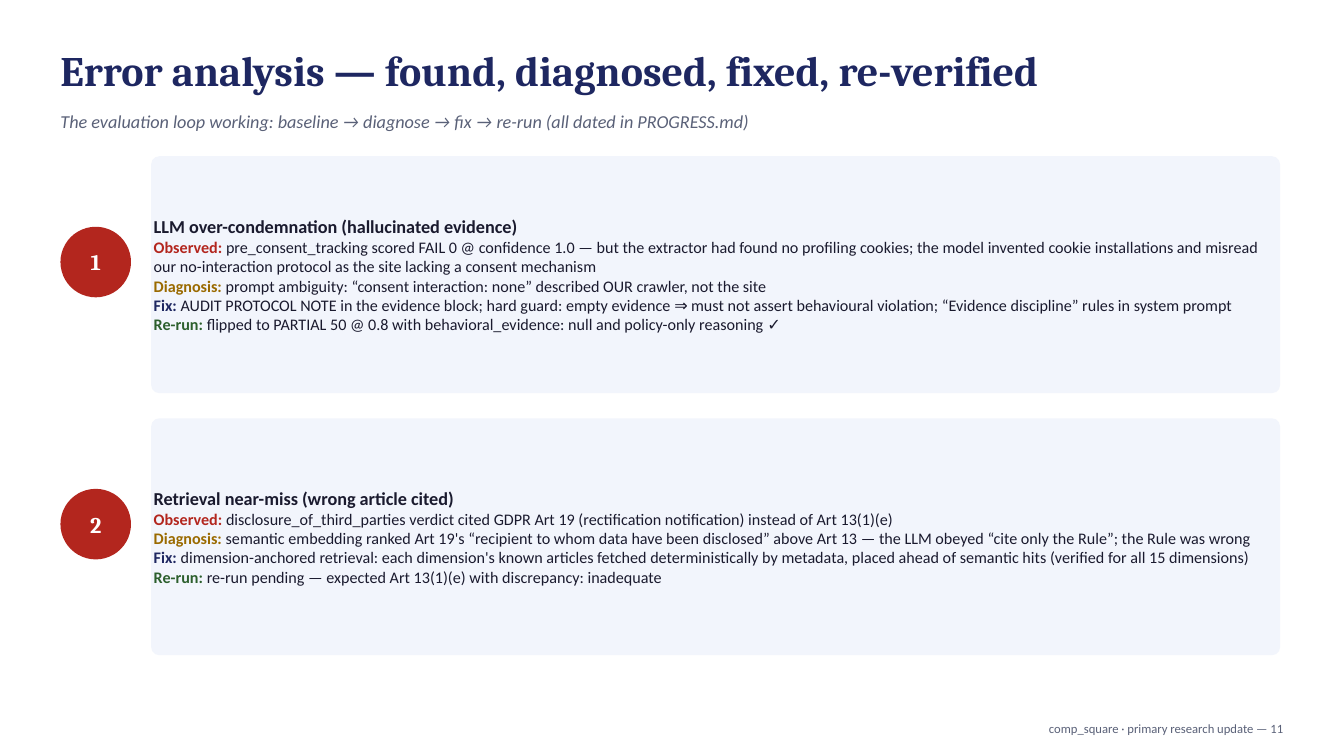
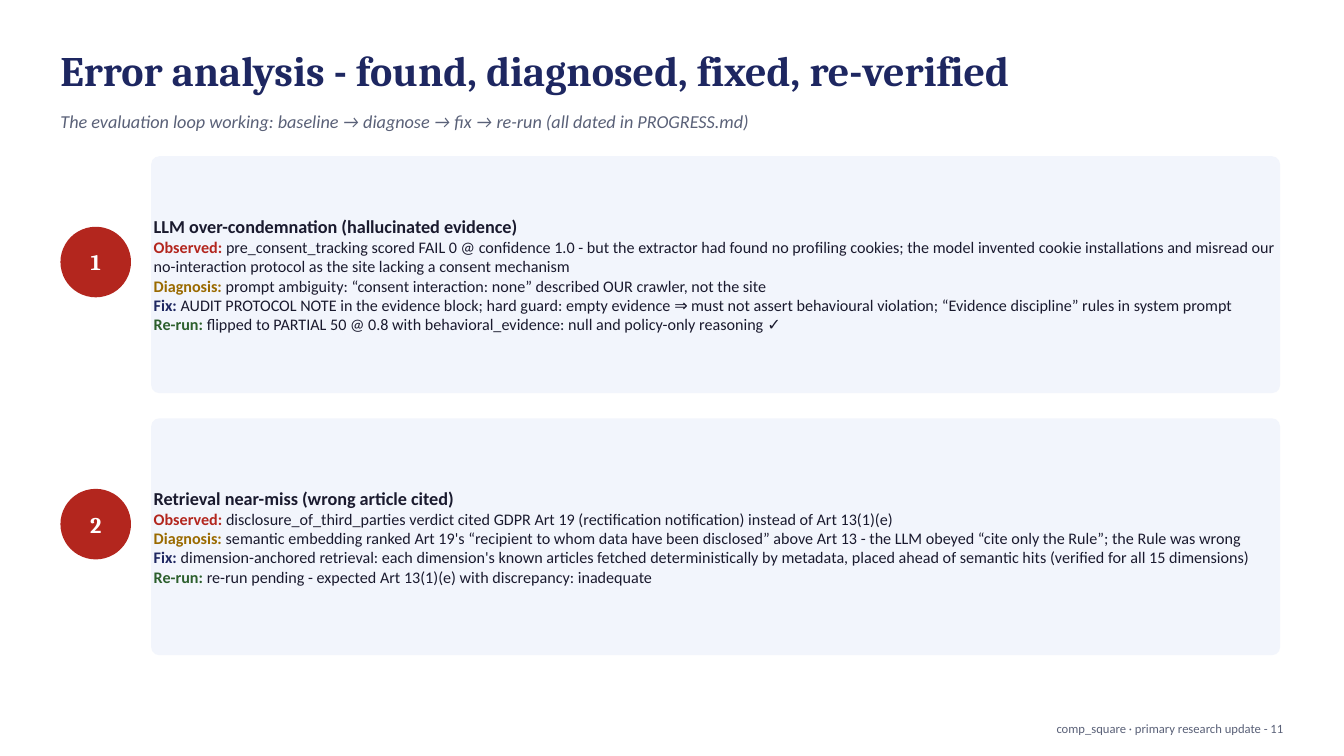
Before and after one commit to DoubleKingsLC/comp_square, a slide deck: slide 11 of Deliverable2_Supervisor_Update.pptx. Drawn at 1344x756 pixels with LibreOffice and Linux fonts; fonts in the diff are those of the drawing. Boxes give left, top, right and bottom in pixels: in the first picture for what was removed or moved away, otherwise in the second. Text is boxed around its words. In the diff, an @@ line names an element or a change of style, - is before the commit and + after.

```diff
--- a/Deliverable2_Supervisor_Update.pptx
+++ b/Deliverable2_Supervisor_Update.pptx
@@ text at (60,56,1010,96): text changed @@
-Error analysis — found, diagnosed, fixed, re-verified
+Error analysis - found, diagnosed, fixed, re-verified
@@ text in rounded rectangle at (154,219,1275,333): text changed @@
-LLM over-condemnation (hallucinated evidence)
-Observed: pre_consent_tracking scored FAIL 0 @ confidence 1.0 — but the extractor had found no profiling cookies; the model invented cookie installations and misread our no-interaction protocol as the site lacking a consent mechanism
-Diagnosis: prompt ambiguity: “consent interaction: none” described OUR crawler, not the site
-Fix: AUDIT PROTOCOL NOTE in the evidence block; hard guard: empty evidence ⇒ must not assert behavioural violation; “Evidence discipline” rules in system prompt
-Re-run: flipped to PARTIAL 50 @ 0.8 with behavioral_evidence: null and policy-only reasoning ✓
+LLM over-condemnation (hallucinated evidence)
+Observed: pre_consent_tracking scored FAIL 0 @ confidence 1.0 - but the extractor had found no profiling cookies; the model invented cookie installations and misread our no-interaction protocol as the site lacking a consent mechanism
+Diagnosis: prompt ambiguity: “consent interaction: none” described OUR crawler, not the site
+Fix: AUDIT PROTOCOL NOTE in the evidence block; hard guard: empty evidence ⇒ must not assert behavioural violation; “Evidence discipline” rules in system prompt
+Re-run: flipped to PARTIAL 50 @ 0.8 with behavioral_evidence: null and policy-only reasoning ✓
@@ text in rounded rectangle at (154,491,1249,586): text changed @@
-Retrieval near-miss (wrong article cited)
-Observed: disclosure_of_third_parties verdict cited GDPR Art 19 (rectification notification) instead of Art 13(1)(e)
-Diagnosis: semantic embedding ranked Art 19's “recipient to whom data have been disclosed” above Art 13 — the LLM obeyed “cite only the Rule”; the Rule was wrong
-Fix: dimension-anchored retrieval: each dimension's known articles fetched deterministically by metadata, placed ahead of semantic hits (verified for all 15 dimensions)
-Re-run: re-run pending — expected Art 13(1)(e) with discrepancy: inadequate
+Retrieval near-miss (wrong article cited)
+Observed: disclosure_of_third_parties verdict cited GDPR Art 19 (rectification notification) instead of Art 13(1)(e)
+Diagnosis: semantic embedding ranked Art 19's “recipient to whom data have been disclosed” above Art 13 - the LLM obeyed “cite only the Rule”; the Rule was wrong
+Fix: dimension-anchored retrieval: each dimension's known articles fetched deterministically by metadata, placed ahead of semantic hits (verified for all 15 dimensions)
+Re-run: re-run pending - expected Art 13(1)(e) with discrepancy: inadequate
@@ text at (1057,724,1283,735): text changed @@
-comp_square · primary research update — 11
+comp_square · primary research update - 11
```
Also in this commit, not shown: 13 other slides changed, 4 other files.
